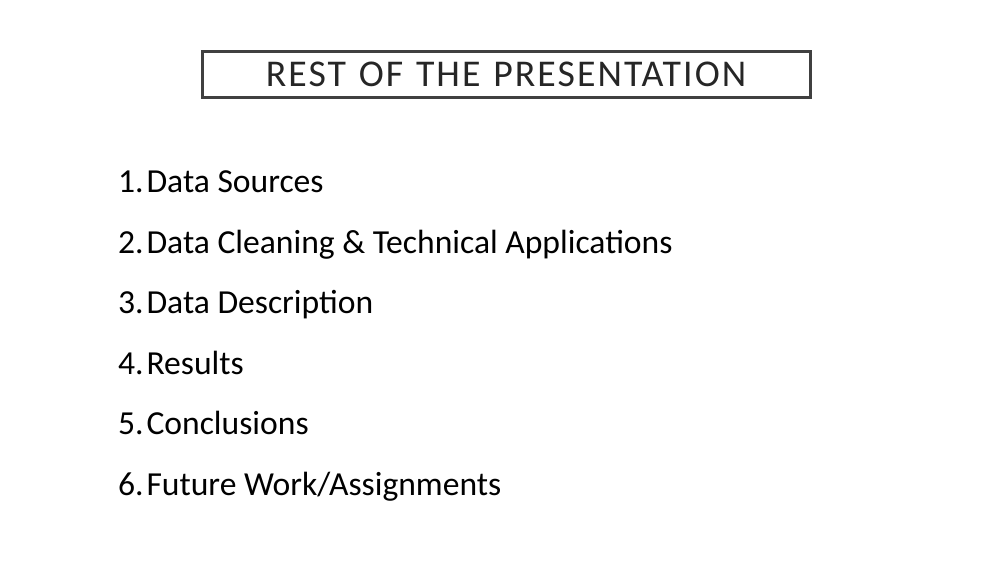
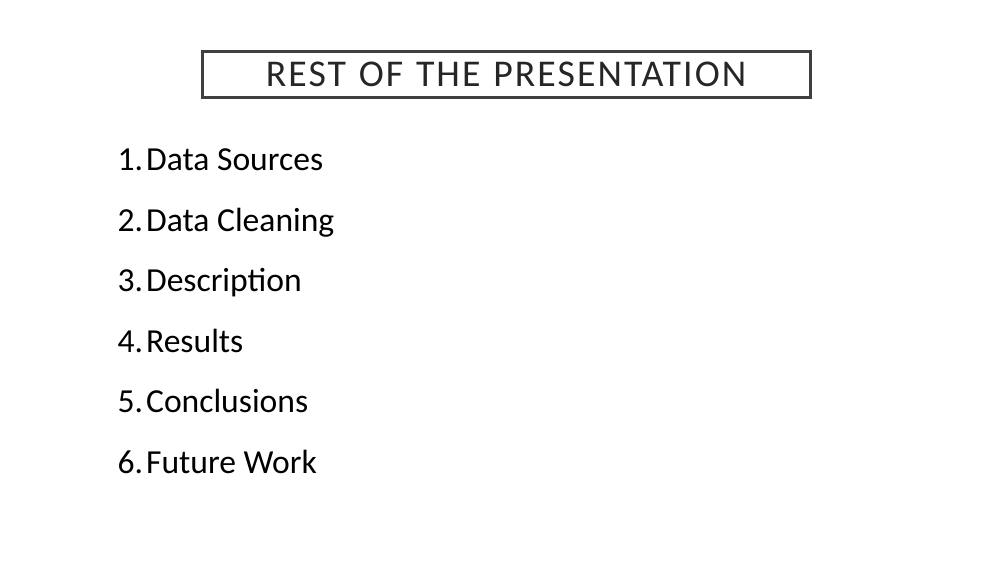
Before and after one commit to shrawantee/Project-Analysis-of-Violent-Crime-in-LA, a slide deck: slide 5 of Presentation/LACity Crime-Final Slides.pptx. Drawn at 1008x567 pixels with LibreOffice and Linux fonts; fonts in the diff are those of the drawing. Boxes give left, top, right and bottom in pixels: in the first picture for what was removed or moved away, otherwise in the second. Text is boxed around its words. In the diff, an @@ line names an element or a change of style, - is before the commit and + after.

```diff
--- a/Presentation/LACity Crime-Final Slides.pptx
+++ b/Presentation/LACity Crime-Final Slides.pptx
@@ text "Data Sources": place and size @@
-text "Data Sources" at box(118, 170, 672, 501)
+text "Data Sources" at box(118, 148, 334, 474)
@@ text at box(118, 207, 334, 297): text changed @@
-2. Data Cleaning & Technical Applications
-3. Data Description
+2. Data Cleaning
+3. Description
@@ text at box(118, 449, 317, 474): text changed @@
-6. Future Work/Assignments
+6. Future Work
```
Also in this commit, not shown: 13 other slides changed, 2 slides added, 2 slides removed, 2 other files.
